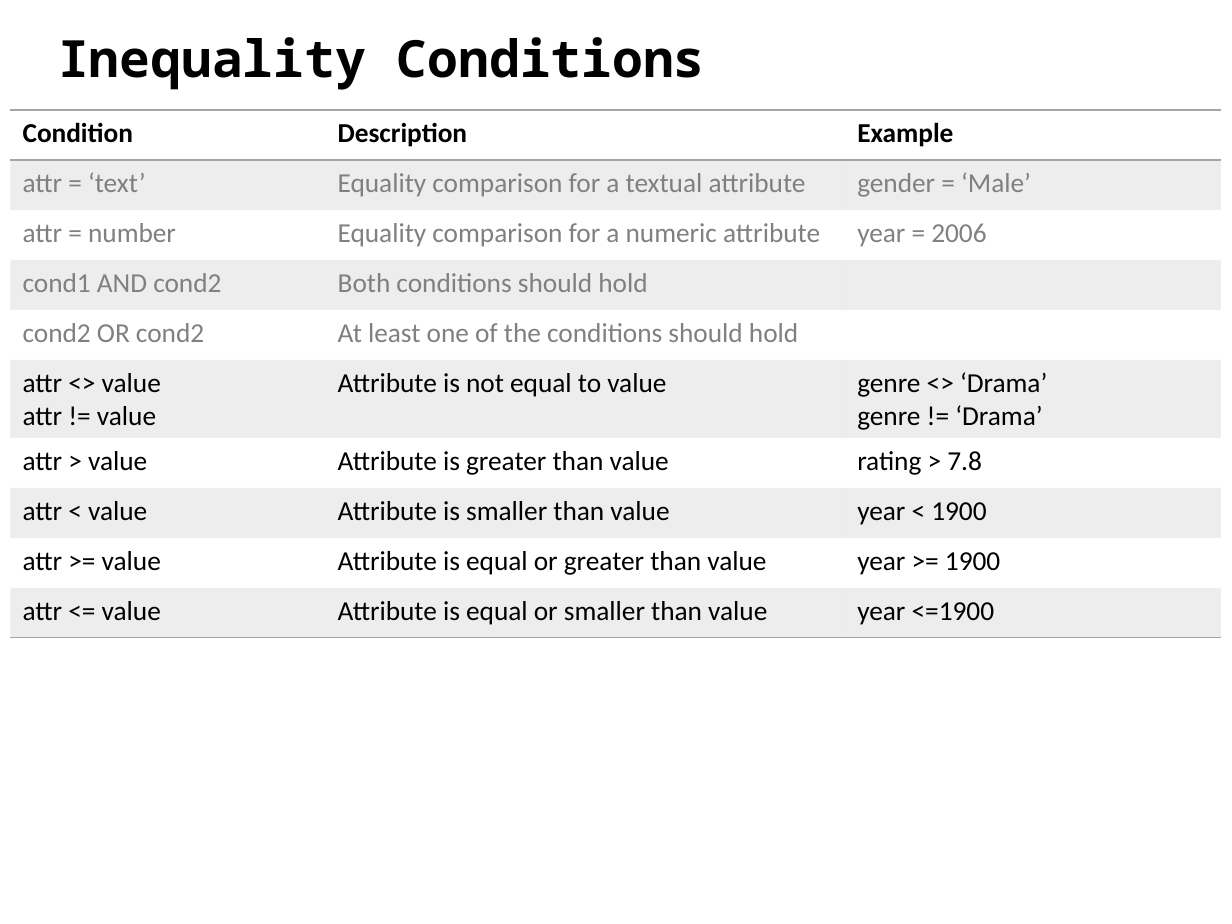
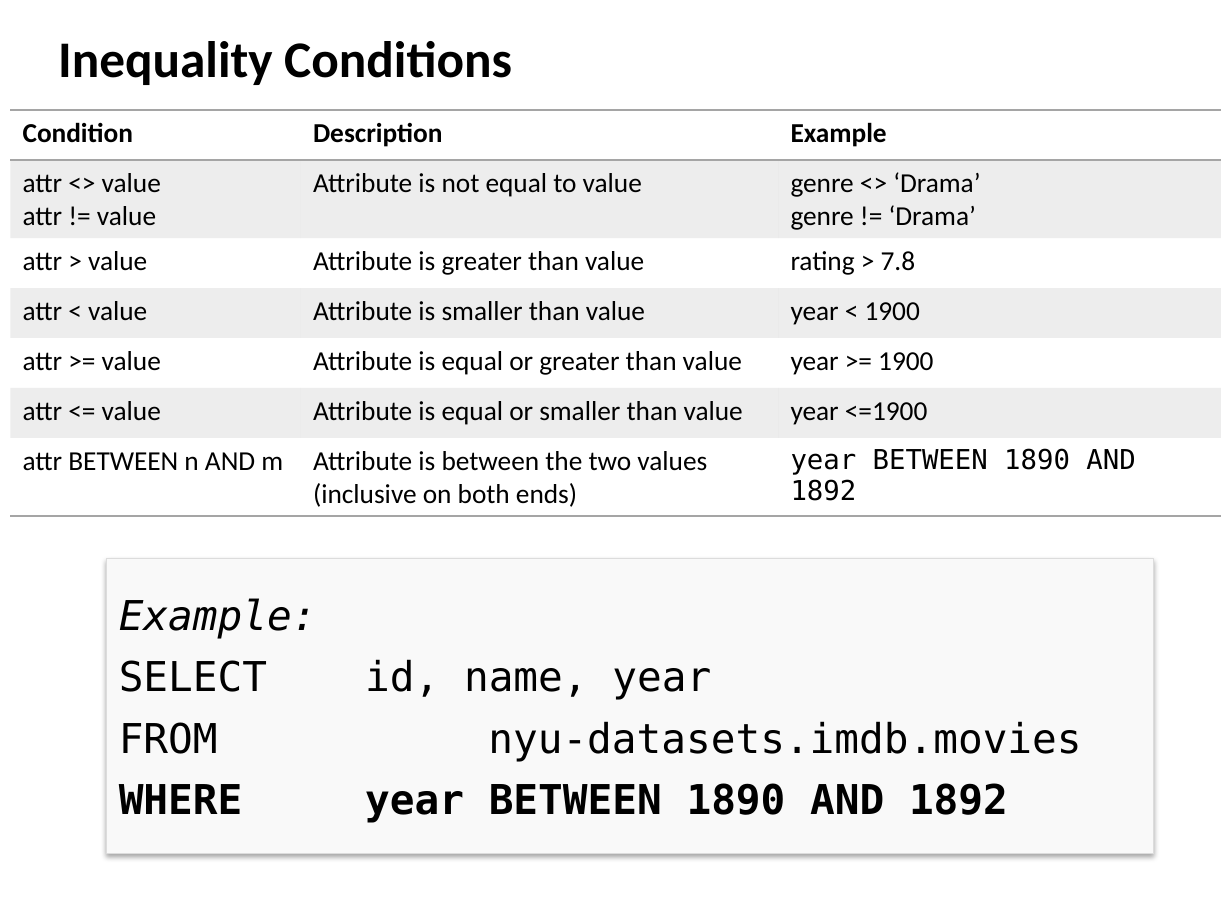
Before and after one commit to ipeirotis/introduction-to-databases, a slide deck: slide 6 of session3/B3-SQL_Filtering.pptx (slide 7 before the commit). Drawn at 1232x924 pixels with LibreOffice and Linux fonts; fonts in the diff are those of the drawing. Boxes give left, top, right and bottom in pixels: in the first picture for what was removed or moved away, otherwise in the second. Text is boxed around its words. In the diff, an @@ line names an element or a change of style, - is before the commit and + after.

```diff
--- a/session3/B3-SQL_Filtering.pptx
+++ b/session3/B3-SQL_Filtering.pptx
@@ text "Inequality Conditions" at (58,41,512,85): font Noto Sans Mono to Calibri @@
@@ table at (10,110,1221,515) @@
-row 2: attr = ‘text’ | Equality comparison for a textual attribute | gender = ‘Male’
-row 3: attr = number | Equality comparison for a numeric attribute | year = 2006
-row 4: cond1 AND cond2 | Both conditions should hold | 
-row 5: cond2 OR cond2 | At least one of the conditions should hold | 
+row 7: attr BETWEEN n AND m | Attribute is between the two values (inclusive on both ends) | year BETWEEN 1890 AND 1892
@@ rectangle added at (107,558,1154,854), fill #F9F9F9, outline #DCDCDC 0.75 pt, 24 pt, text #000000 @@
+Example:
+SELECT id, name, year
+FROM nyu-datasets.imdb.movies
+WHERE year BETWEEN 1890 AND 1892
```
Also in this commit, not shown: 21 other slides changed, 2 slides added, 3 slides removed.
